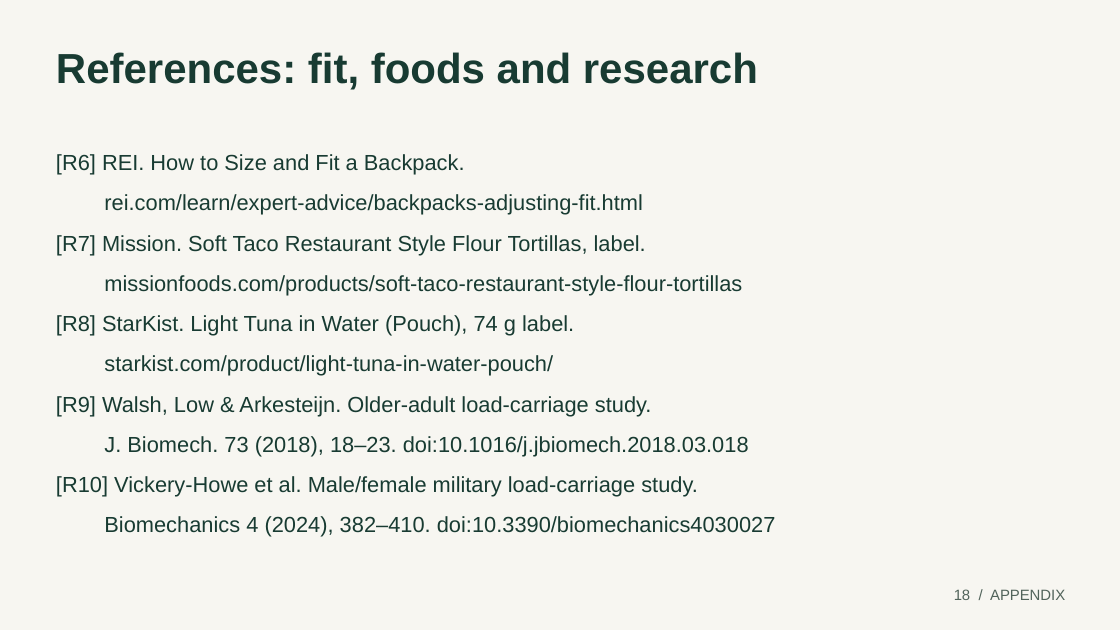
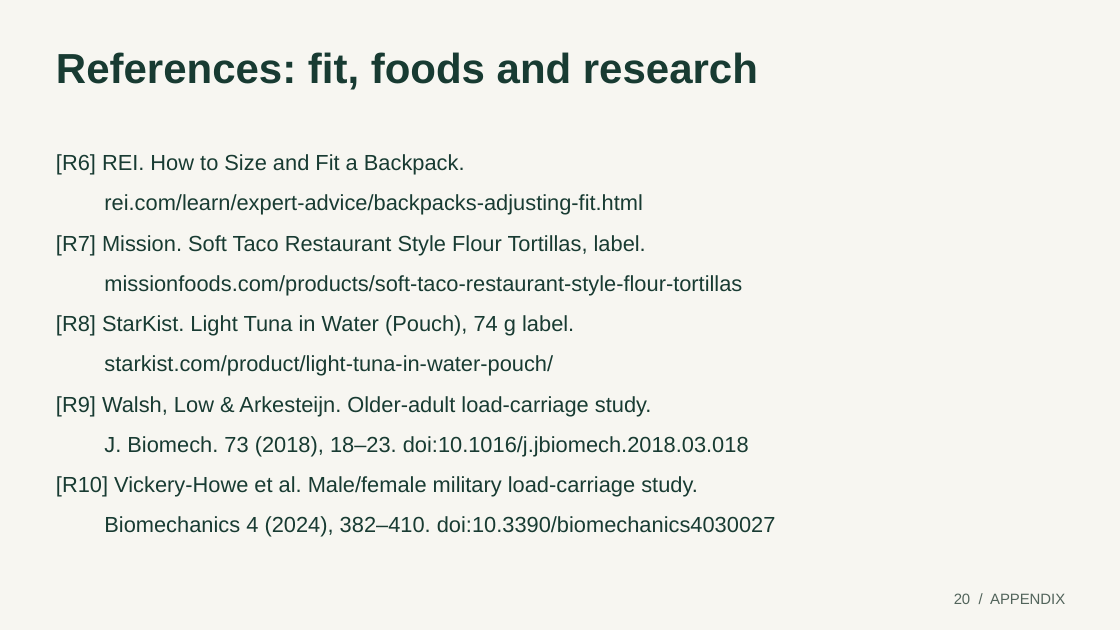
Before and after one commit to mavroul1s/TrailBalance, a slide deck: slide 20 of presentations/milestone-01/TrailBalance-Milestone-01.pptx (slide 18 before the commit). Drawn at 1120x630 pixels with LibreOffice and Linux fonts; fonts in the diff are those of the drawing. Boxes give left, top, right and bottom in pixels: in the first picture for what was removed or moved away, otherwise in the second. Text is boxed around its words. In the diff, an @@ line names an element or a change of style, - is before the commit and + after.

```diff
--- a/presentations/milestone-01/TrailBalance-Milestone-01.pptx
+++ b/presentations/milestone-01/TrailBalance-Milestone-01.pptx
@@ text at (x1=954, y1=593, x2=1065, y2=604): text changed @@
-18 / APPENDIX
+20 / APPENDIX
```
Also in this commit, not shown: 9 other slides changed, 10 slides added, 8 slides removed, 8 other files.
